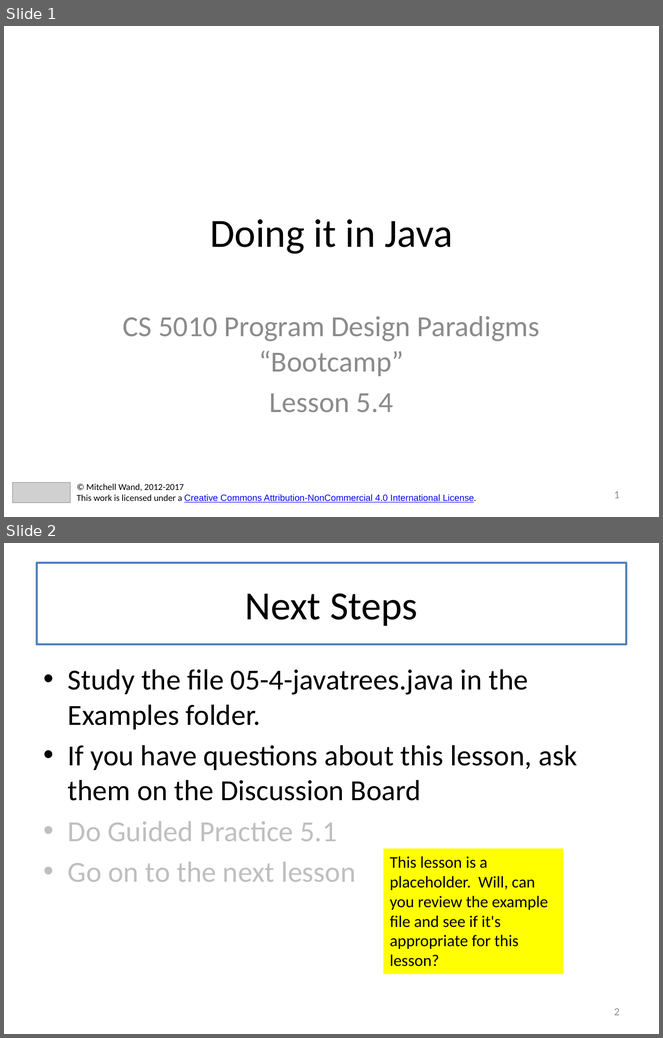
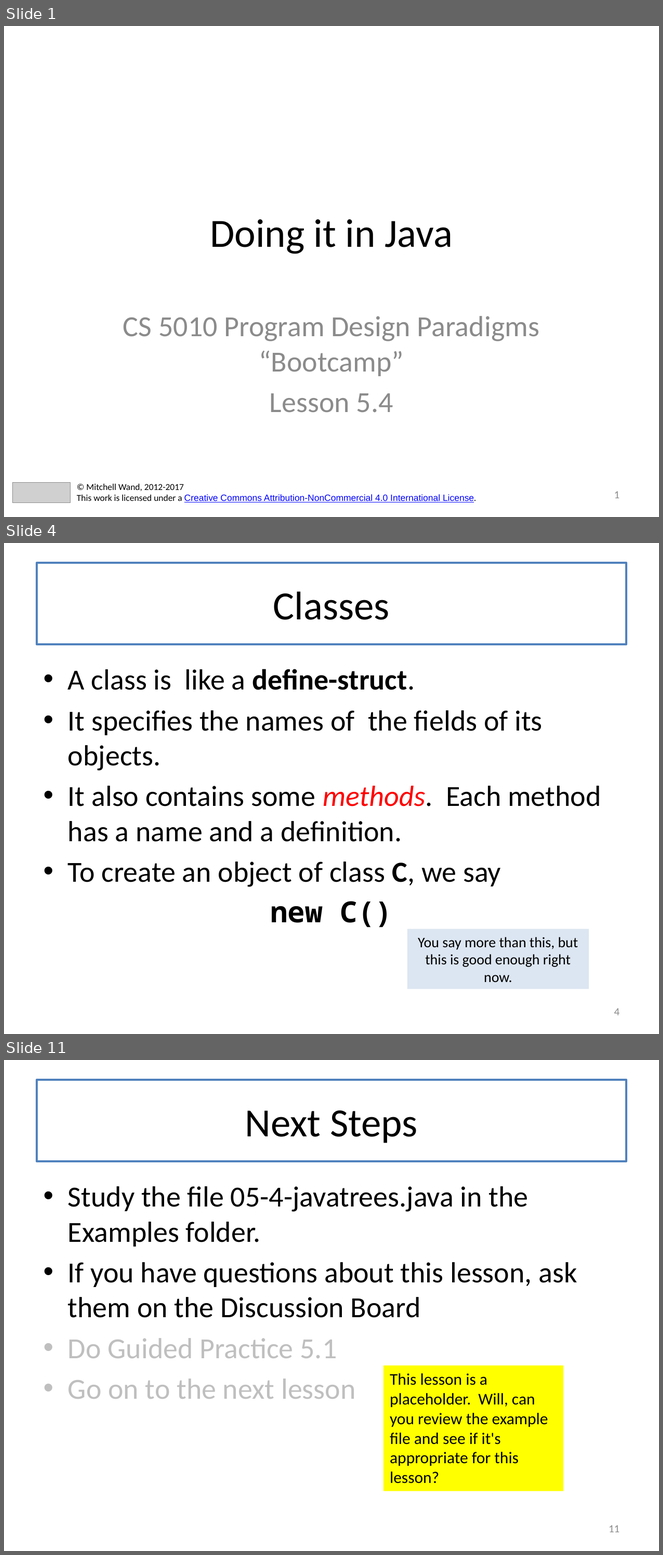
Before and after one commit to mwand/cs5010f17, a slide deck: Slides/Lesson 5.4 Doing It In Java.pptx. Shown one above the other, each under a label of ours: slides 1 and 2 before the commit, slides 1, 4 and 11 after it; the slides between them are not shown. The pictures are 663x1038 and 663x1555 pixels, drawn with LibreOffice and Linux fonts; fonts in the diff are those of the drawing; grey boxes stand for pictures. Boxes give left, top, right and bottom in pixels: in the first picture for what was removed or moved away, otherwise in the second. Text is boxed around its words. In the diff, an @@ line names an element or a change of style, - is before the commit and + after.

```diff
--- a/Slides/Lesson 5.4 Doing It In Java.pptx
+++ b/Slides/Lesson 5.4 Doing It In Java.pptx
@@ slide 4 added at (4, 543, 659, 1034), background #FFFFFF @@
@@ title added at (37, 563, 626, 644), fill #FFFFFF, outline #4F81BD 2.25 pt, 44 pt, text #000000 @@
+Classes
@@ text added at (68, 669, 601, 928), 32 pt, text #000000 @@
+• A class is like a define-struct.
+• It specifies the names of the fields of its objects.
+• It also contains some methods. Each method has a name and a definition.
+• To create an object of class C, we say
+new C()
@@ rectangle added at (408, 929, 589, 989), fill #DCE6F2, 16 pt, text #000000 @@
+You say more than this, but this is good enough right now.
@@ page number added at (614, 1008, 620, 1016), 12 pt, text #8C8C8C @@
+4
@@ what was slide 2 is now slide 11 @@
@@ page number at (609, 1525, 620, 1533): text changed @@
-2
+11
```
Also in this commit, not shown: 8 other slides added, 4 other files.
